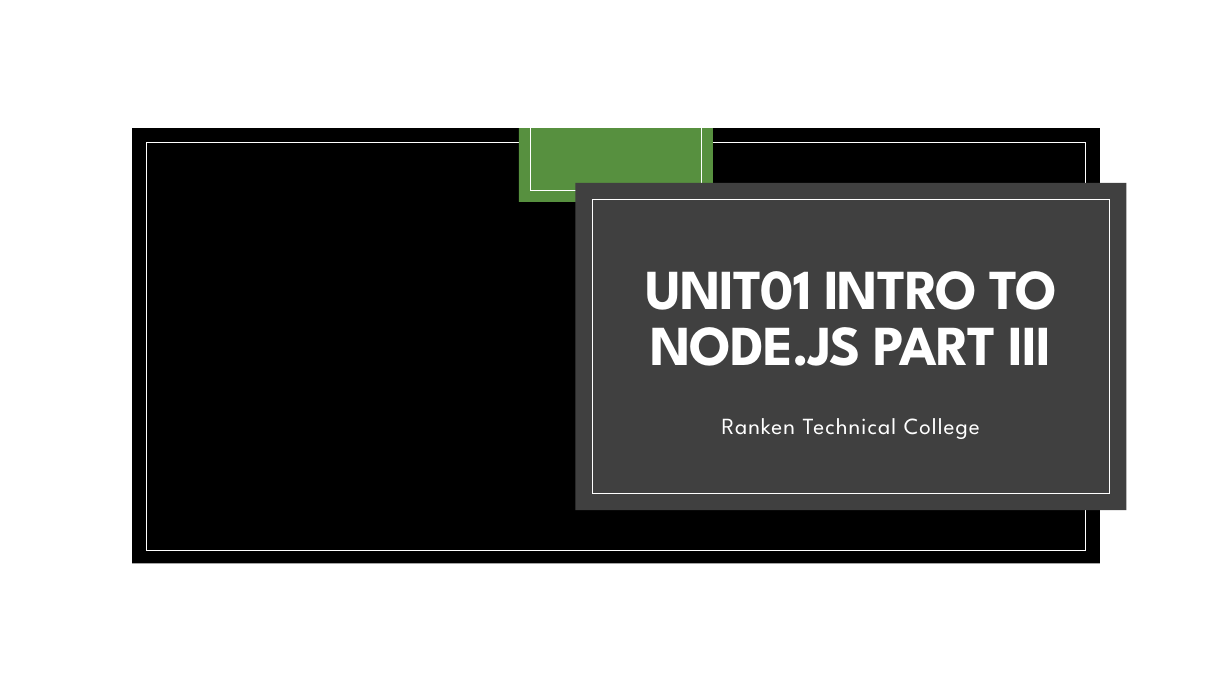
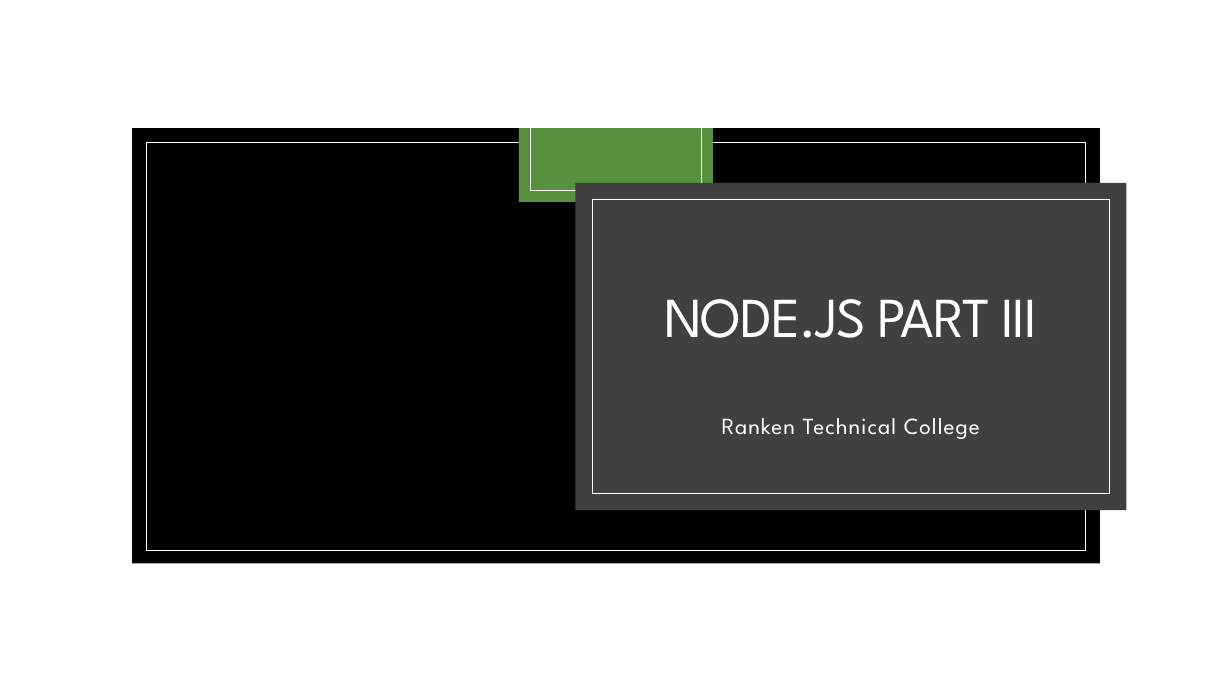
Before and after one commit to zackstotts/base-node-curriculum, a slide deck: slide 1 of unit_01/slides/Unit01-PartIII.pptx. Drawn at 1232x693 pixels with LibreOffice and Linux fonts; fonts in the diff are those of the drawing; background and template pictures are left out. Boxes give left, top, right and bottom in pixels: in the first picture for what was removed or moved away, otherwise in the second. Text is boxed around its words. In the diff, an @@ line names an element or a change of style, - is before the commit and + after.

```diff
--- a/unit_01/slides/Unit01-PartIII.pptx
+++ b/unit_01/slides/Unit01-PartIII.pptx
@@ title at (664,299,1037,338): text changed; bold off @@
-UNIT01 INTRO TO NODE.JS PART III
+NODE.JS PART III
```
Also in this commit, not shown: 4 other files.
